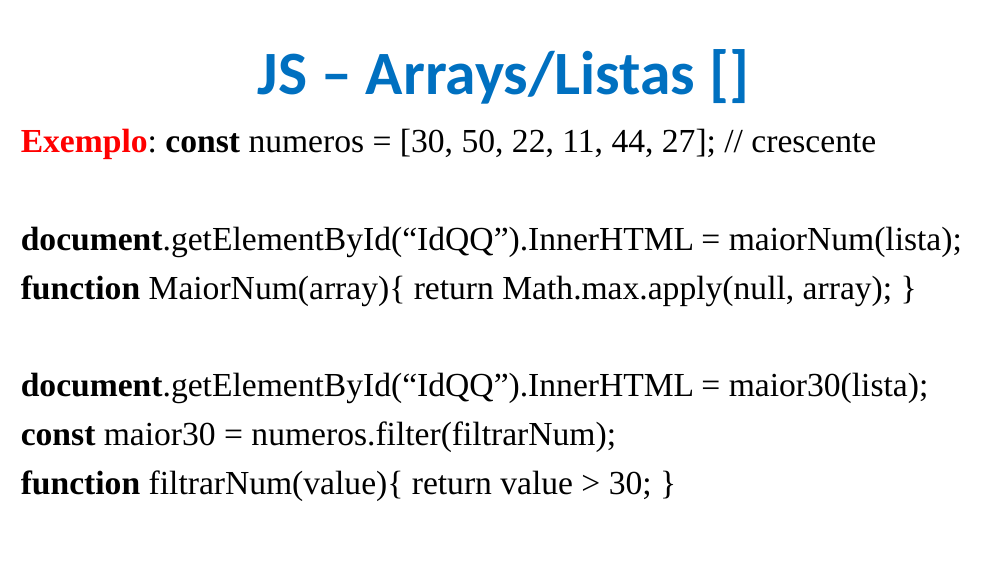
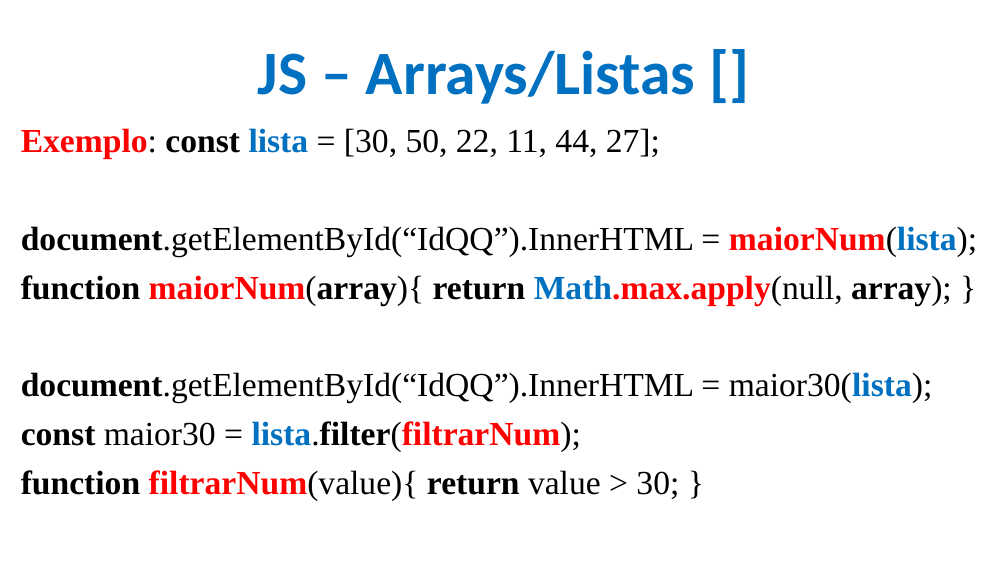
Before and after one commit to CloudEducationBrazil/WydenDesenvolvimentoWebPHP, a slide deck: slide 12 of 01 Classes/Aula 09 Desenvolvimento Web PHP - JS.pptx. Drawn at 1008x567 pixels with LibreOffice and Linux fonts; fonts in the diff are those of the drawing; background and template pictures are left out. Boxes give left, top, right and bottom in pixels: in the first picture for what was removed or moved away, otherwise in the second. Text is boxed around its words. In the diff, an @@ line names an element or a change of style, - is before the commit and + after.

```diff
--- a/01 Classes/Aula 09 Desenvolvimento Web PHP - JS.pptx
+++ b/01 Classes/Aula 09 Desenvolvimento Web PHP - JS.pptx
@@ text at [21,128,660,159]: text changed @@
-Exemplo: const numeros = [30, 50, 22, 11, 44, 27]; // crescente
+Exemplo: const lista = [30, 50, 22, 11, 44, 27];
@@ text at [21,226,977,500]: text colour #000000 to #FF0000 in "maiorNum(lista);", "filtrarNum(value){"; text colour #000000 to #0070C0 in "maiorNum(lista);", "maior30(lista);"; bold on in "maiorNum(lista);", "maior30(lista);", "filtrarNum(value){ return" @@
@@ text at [21,275,952,305]: text changed; bold on @@
-function MaiorNum(array){ return Math.max.apply(null, array); }
+function maiorNum(array){ return Math.max.apply(null, array); }
@@ text at [21,421,581,451]: text changed; bold on @@
-const maior30 = numeros.filter(filtrarNum);
+const maior30 = lista.filter(filtrarNum);
```
Also in this commit, not shown: 18 other slides changed, 33 slides removed, 5 other files.
